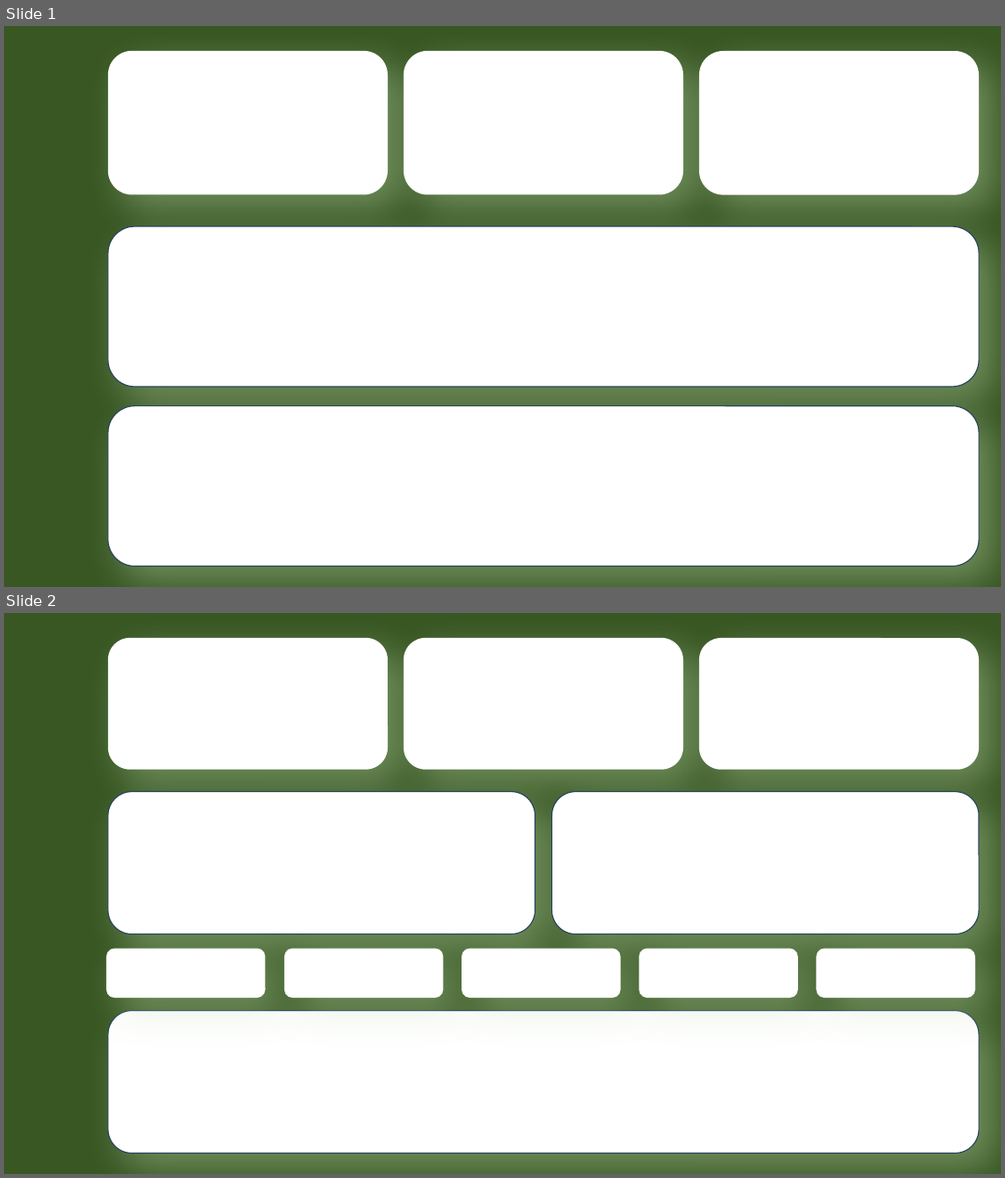
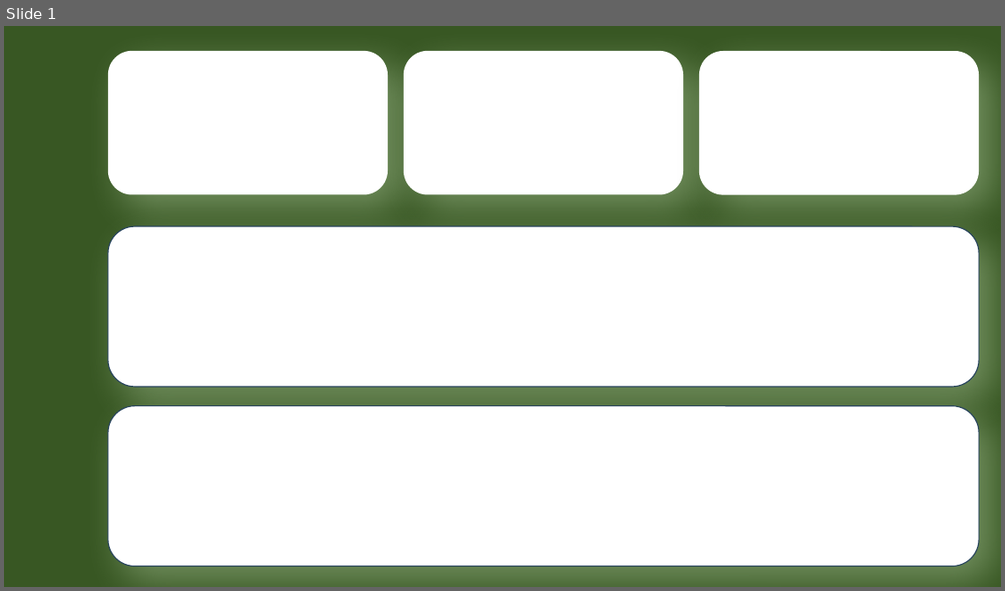
Before and after one commit to karelminarcik/acr_analysis_2005-2023, a slide deck: Presentation2(1).pptx. Shown one above the other, each under a label of ours: slides 1 and 2 before the commit, slide 1 after it. The pictures are 1005x1178 and 1005x591 pixels, drawn with LibreOffice and Linux fonts; fonts in the diff are those of the drawing. Boxes give left, top, right and bottom in pixels: in the first picture for what was removed or moved away, otherwise in the second. Text is boxed around its words. In the diff, an @@ line names an element or a change of style, - is before the commit and + after.

```diff
--- a/Presentation2(1).pptx
+++ b/Presentation2(1).pptx
@@ slide 2 removed at [4,613,1001,1174], background #385723 @@
@@ rounded rectangle removed at [108,638,388,770] @@
@@ rounded rectangle removed at [404,638,683,770] @@
@@ rounded rectangle removed at [699,638,979,770] @@
@@ rounded rectangle removed at [108,792,535,933] @@
@@ rounded rectangle removed at [552,792,979,933] @@
@@ rounded rectangle removed at [106,948,266,997] @@
@@ rounded rectangle removed at [284,948,444,997] @@
@@ rounded rectangle removed at [461,948,621,997] @@
@@ rounded rectangle removed at [639,948,798,997] @@
@@ rounded rectangle removed at [816,948,975,997] @@
@@ rounded rectangle removed at [108,1011,979,1153] @@
```
Also in this commit, not shown: 1 slide added, 3 other files.
